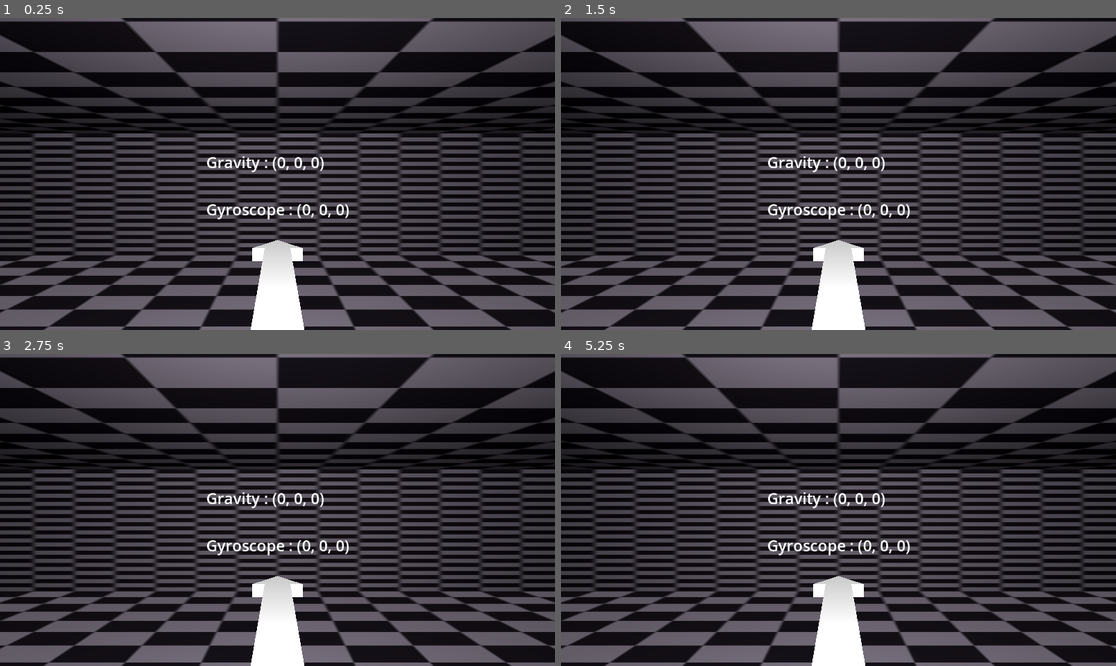
Above: before the commit, frames 1-4 (two rows, left to right).
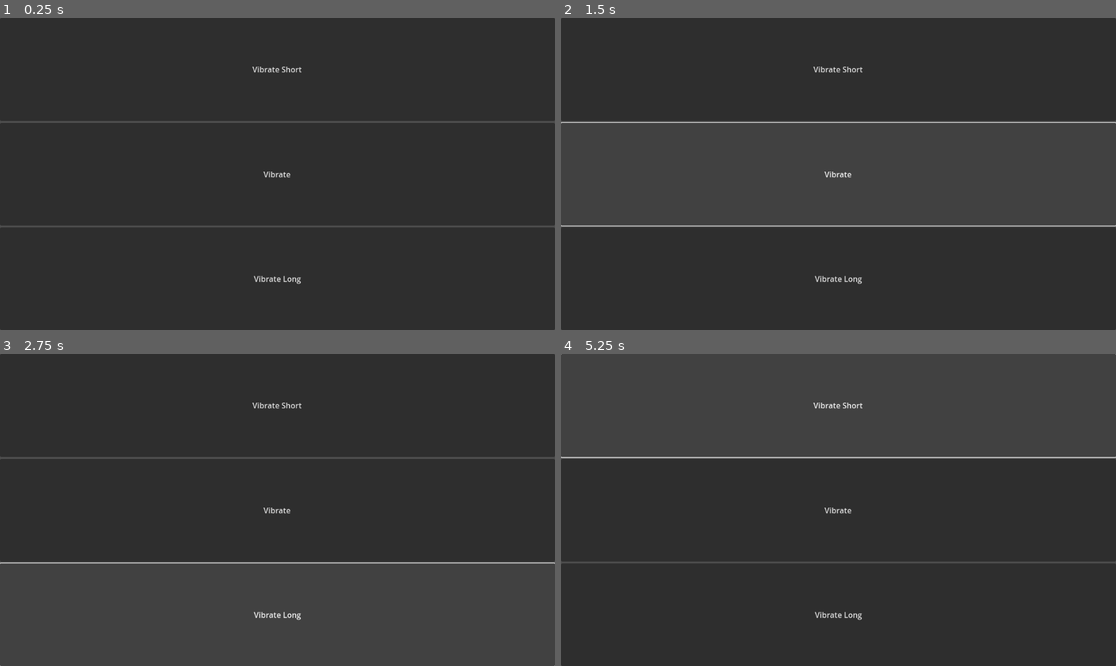
Above: after the commit, the same moments.

Repository: pkostic-dev/game-wraith-hunter
Game: Godot game, scene res://tests/haptic/haptic_test.tscn
The game is run twice, just before and just after one commit, with the same random seed, the same clock (stepped at 60 frames per second) and the same inputs. Before the commit the project starts from res://tests/gyroscope/sensor_test.tscn.
Inputs (mouse positions are in pixels of both pictures, inside the frame that each line leads up to):
- Up to frame 1 (0.25 s): no input
- Up to frame 2 (1.5 s): click (838, 71) at 0.5 s, where only the run after the commit has a clickable "Vibrate Short"; click (838, 174) at 1.25 s, where only the run after the commit has a clickable "Vibrate"
- Up to frame 3 (2.75 s): click (277, 616) at 2 s, where only the run after the commit has a clickable "Vibrate Long"
- Up to frame 4 (5.25 s): click (838, 407) at 2.75 s, where only the run after the commit has a clickable "Vibrate Short"; click (838, 510) at 3.5 s, where only the run after the commit has a clickable "Vibrate"; click (838, 616) at 4.25 s, where only the run after the commit has a clickable "Vibrate Long"; click (838, 407) at 5 s, where only the run after the commit has a clickable "Vibrate Short"

The runs differ from the first frame. In frame 1, 83% of the frame differs, in the area x 0-100%, y 0-100%; in frame 2, 80%; in frame 3, 82%; in frame 4, 80%.

Commit message:
Test vibrate

Diff:
--- a/Wraith_Hunter/project.godot
+++ b/Wraith_Hunter/project.godot
@@ -11,7 +11,7 @@
 [application]
 
 config/name="Wraith Hunter"
-run/main_scene="res://tests/gyroscope/sensor_test.tscn"
+run/main_scene="res://tests/haptic/haptic_test.tscn"
 config/features=PackedStringArray("4.0", "Mobile")
 config/icon="res://icon.png"
 
--- a/Wraith_Hunter/tests/gyroscope/sensor_test.tscn
+++ b/Wraith_Hunter/tests/gyroscope/sensor_test.tscn
@@ -13,7 +13,6 @@
 [node name="TestRoom" parent="." instance=ExtResource("1_kc7w4")]
 
 [node name="DebugInterface" parent="." instance=ExtResource("4_365w7")]
-anchors_preset = 15
 
 [node name="Acc" parent="DebugInterface/VBoxContainer" index="0"]
 unique_name_in_owner = false
--- /dev/null
+++ b/Wraith_Hunter/tests/haptic/haptic_test.gd
@@ -0,0 +1,23 @@
+extends Node
+
+
+# Called when the node enters the scene tree for the first time.
+func _ready():
+	pass # Replace with function body.
+
+
+# Called every frame. 'delta' is the elapsed time since the previous frame.
+func _process(delta):
+	pass
+
+
+func _on_vibrate_short_pressed():
+	Input.vibrate_handheld(100)
+
+
+func _on_vibrate_pressed():
+	Input.vibrate_handheld()
+
+
+func _on_vibrate_long_pressed():
+	Input.vibrate_handheld(1000)
--- /dev/null
+++ b/Wraith_Hunter/tests/haptic/haptic_test.tscn
@@ -0,0 +1,37 @@
+[gd_scene load_steps=2 format=3 uid="uid://e6wqhwqkvplb"]
+
+[ext_resource type="Script" path="res://tests/haptic/haptic_test.gd" id="1_u78ed"]
+
+[node name="haptic_test" type="Node"]
+script = ExtResource("1_u78ed")
+
+[node name="GridContainer" type="GridContainer" parent="."]
+anchors_preset = 15
+anchor_right = 1.0
+anchor_bottom = 1.0
+grow_horizontal = 2
+grow_vertical = 2
+size_flags_horizontal = 3
+size_flags_vertical = 3
+
+[node name="VibrateShort" type="Button" parent="GridContainer"]
+layout_mode = 2
+size_flags_horizontal = 3
+size_flags_vertical = 3
+text = "Vibrate Short"
+
+[node name="Vibrate" type="Button" parent="GridContainer"]
+layout_mode = 2
+size_flags_horizontal = 3
+size_flags_vertical = 3
+text = "Vibrate"
+
+[node name="VibrateLong" type="Button" parent="GridContainer"]
+layout_mode = 2
+size_flags_horizontal = 3
+size_flags_vertical = 3
+text = "Vibrate Long"
+
+[connection signal="pressed" from="GridContainer/VibrateShort" to="." method="_on_vibrate_short_pressed"]
+[connection signal="pressed" from="GridContainer/Vibrate" to="." method="_on_vibrate_pressed"]
+[connection signal="pressed" from="GridContainer/VibrateLong" to="." method="_on_vibrate_long_pressed"]
